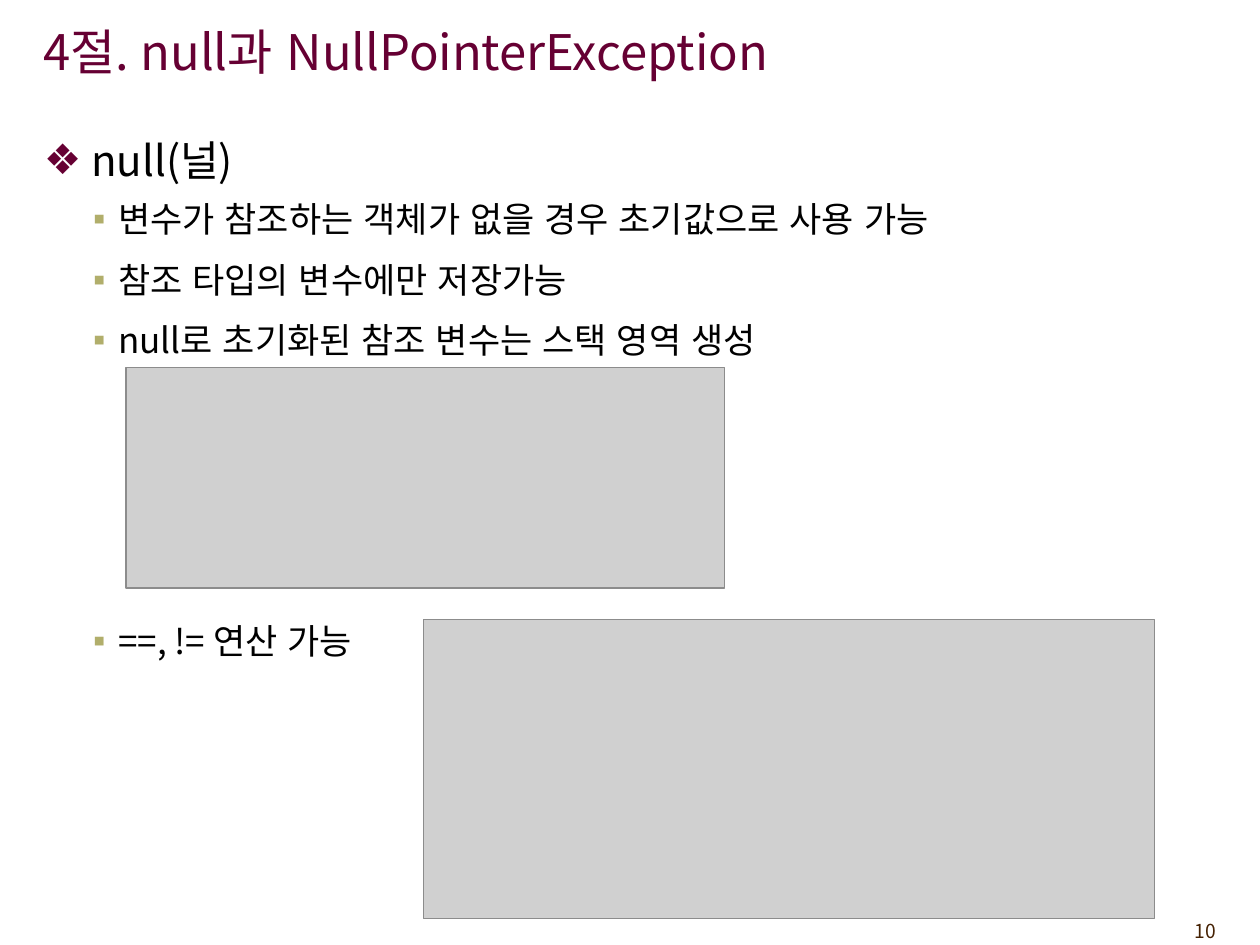
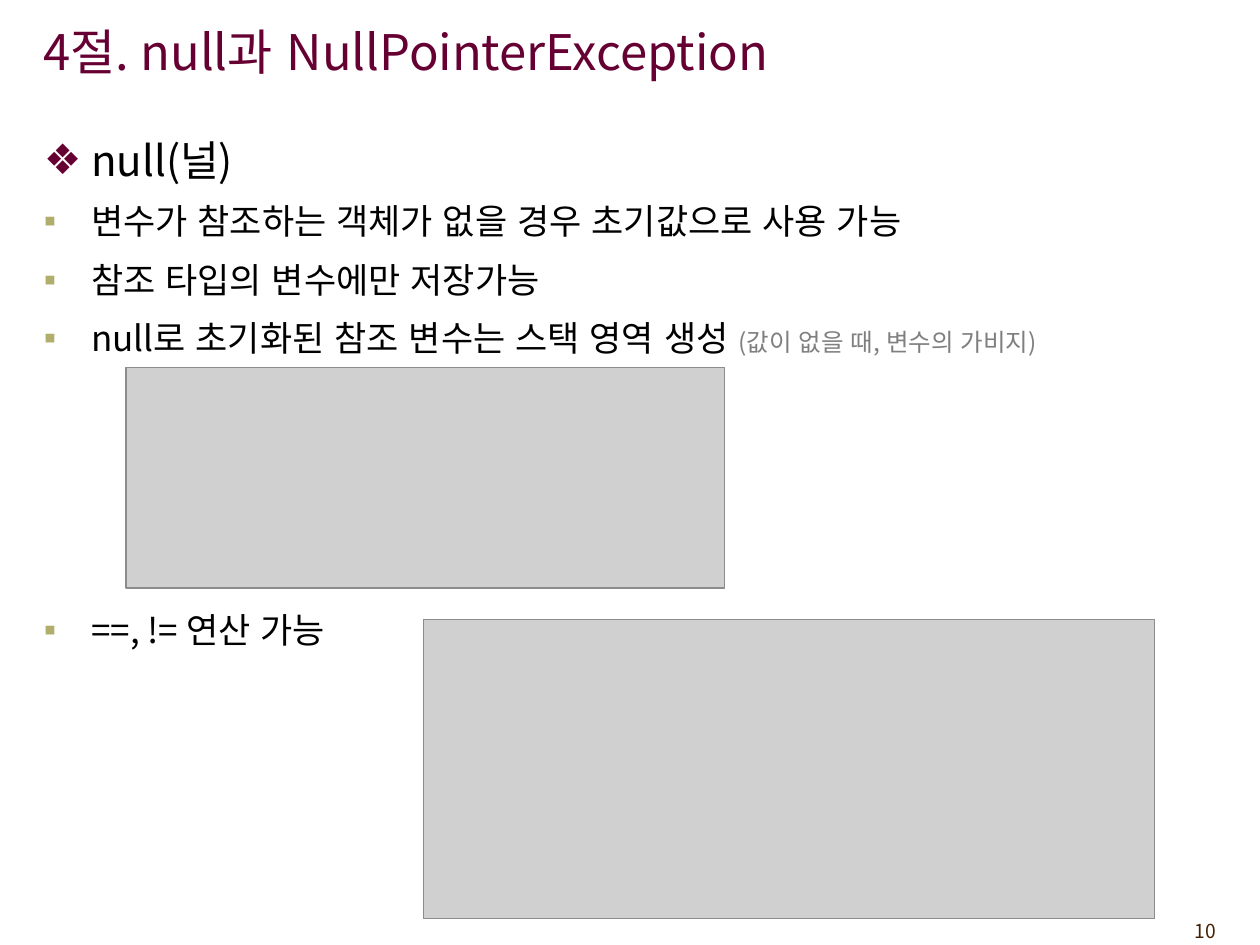
Before and after one commit to DodamKing/JavaCourse, a slide deck: slide 10 of java/ppt/JAVA_5장.ppt. Drawn at 1260x945 pixels with LibreOffice and Linux fonts; fonts in the diff are those of the drawing; grey boxes stand for pictures; background and template pictures are left out. Boxes give left, top, right and bottom in pixels: in the first picture for what was removed or moved away, otherwise in the second. Text is boxed around its words. In the diff, an @@ line names an element or a change of style, - is before the commit and + after.

```diff
--- a/java/ppt/JAVA_5장.ppt
+++ b/java/ppt/JAVA_5장.ppt
@@ text at (x1=91, y1=141, x2=901, y2=646): more space between paragraphs; list level 2 to 1 in "변수가 참조하는 객체가 없을 경우 ..."; list level 2 to 1 in "참조 타입의 변수에만 저장가능"; list level 2 to 1 in "==, != 연산 가능" @@
@@ text at (x1=91, y1=322, x2=1037, y2=356): text changed @@
-  ▪ null로 초기화된 참조 변수는 스택 영역 생성
+▪ null로 초기화된 참조 변수는 스택 영역 생성 (값이 없을 때, 변수의 가비지)
```
Also in this commit, not shown: 1 other slide changed, 10 other files.
